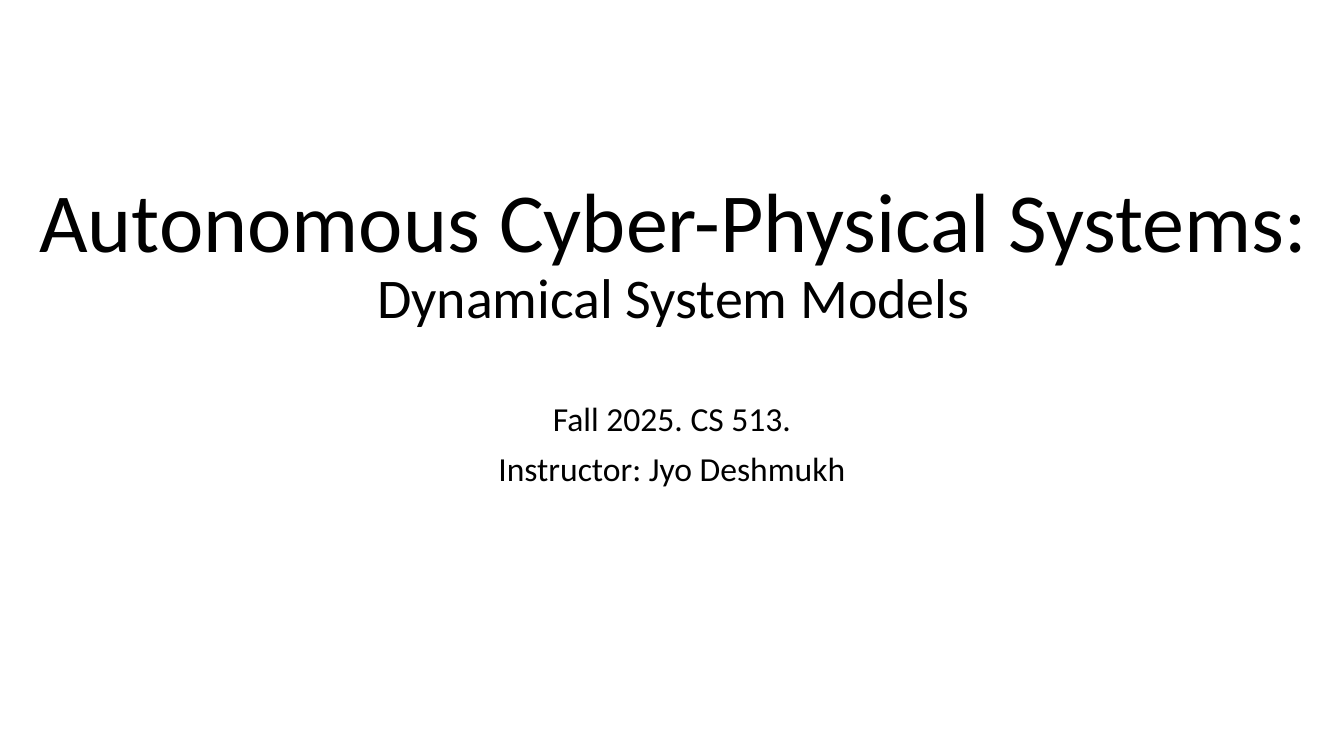
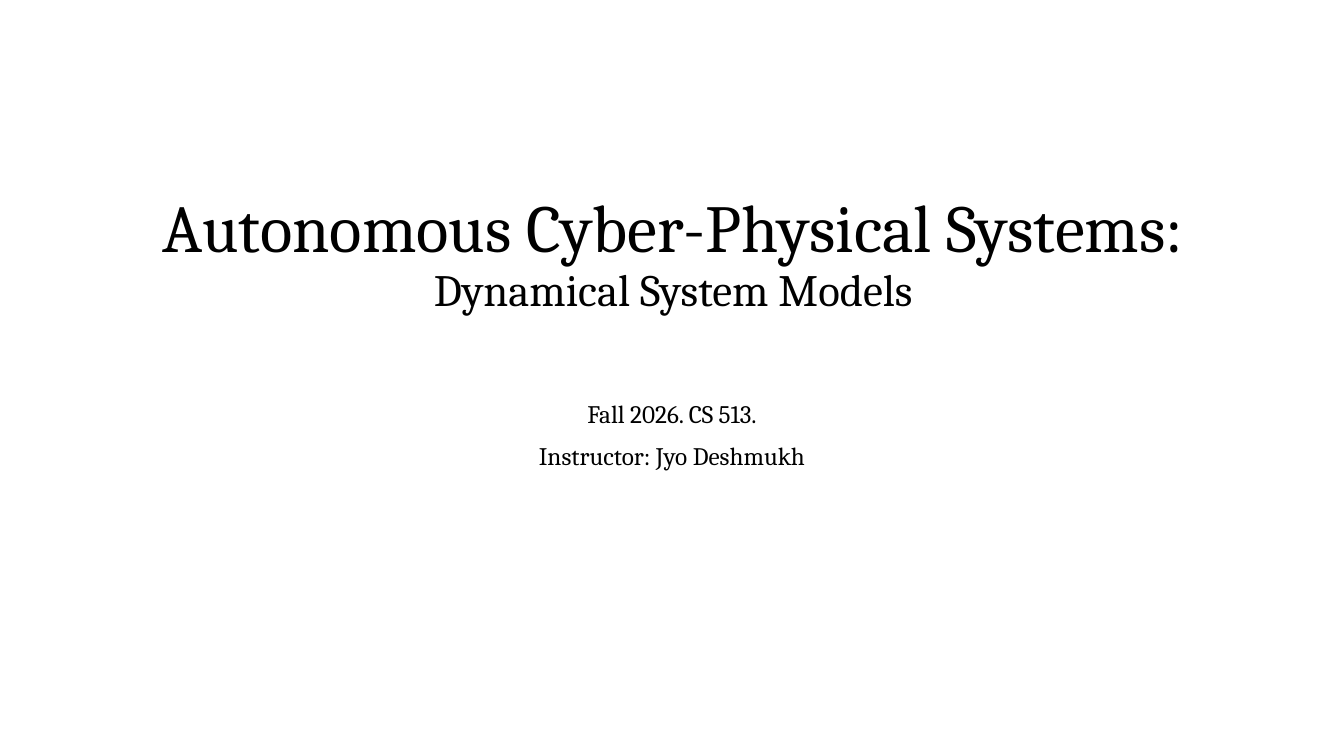
Before and after one commit to jdeshmukh/jdeshmukh.github.io, a slide deck: slide 1 of teaching/cs513-autocps-fall-2026/slides/DynamicalSystems.pptx. Drawn at 1344x756 pixels with LibreOffice and Linux fonts; fonts in the diff are those of the drawing. Boxes give left, top, right and bottom in pixels: in the first picture for what was removed or moved away, otherwise in the second. Text is boxed around its words. In the diff, an @@ line names an element or a change of style, - is before the commit and + after.

```diff
--- a/teaching/cs513-autocps-fall-2026/slides/DynamicalSystems.pptx
+++ b/teaching/cs513-autocps-fall-2026/slides/DynamicalSystems.pptx
@@ title "Autonomous Cyber-Physical Systems: Dynamical System ..." at bbox=[163, 205, 1184, 316]: size 60 to 48 pt in "Autonomous Cyber-Physical Systems:"; size 40 to 32 pt in "Dynamical System Models"; font Calibri to Cambria @@
@@ subtitle at bbox=[587, 405, 757, 424]: text changed; size 24 to 18 pt; font Calibri to Cambria @@
-Fall 2025. CS 513.
+Fall 2026. CS 513.
@@ subtitle at bbox=[539, 447, 805, 471]: size 24 to 18 pt, font Calibri to Cambria in "Instructor: Jyo Deshmukh" @@
```
Also in this commit, not shown: 25 other slides changed, 3 other files.
